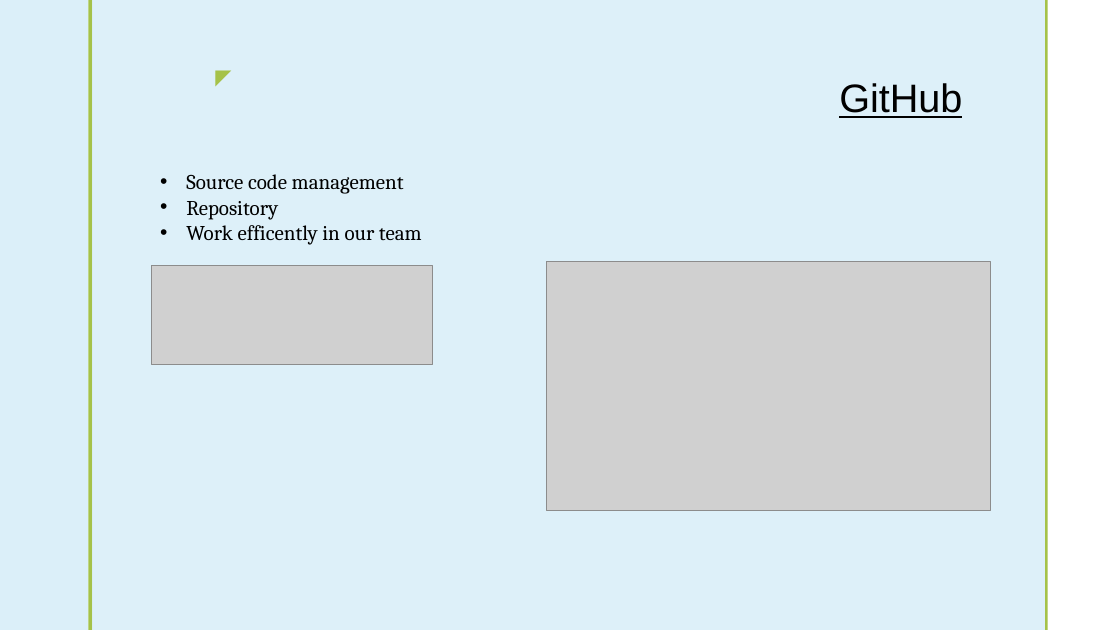
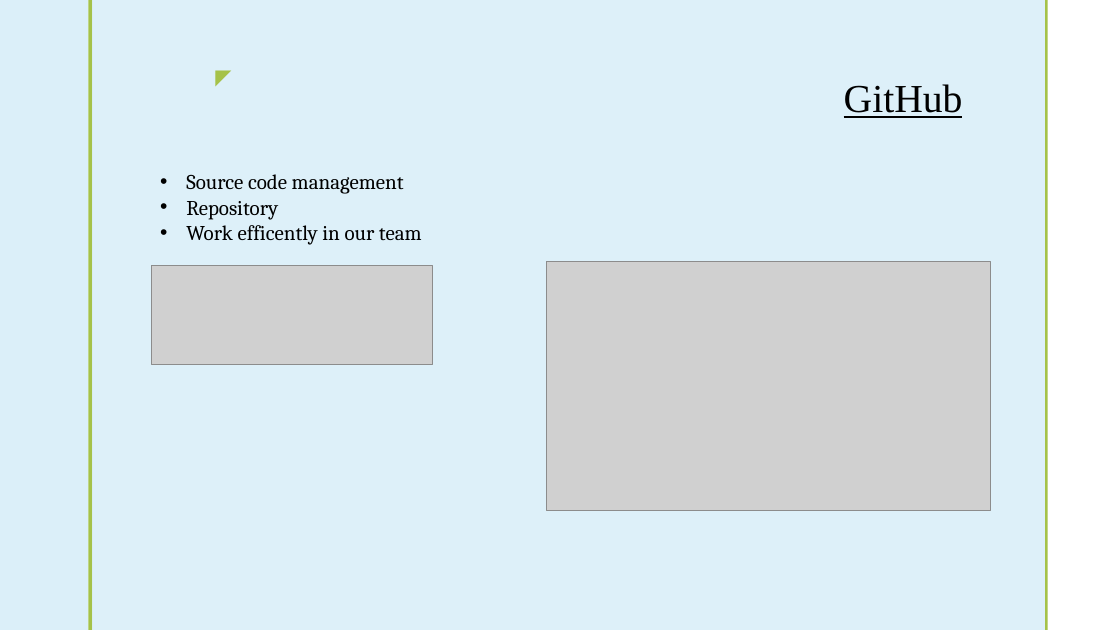
Before and after one commit to turoprophet/DAWA_DWH, a slide deck: slide 8 of DAWA.pptx. Drawn at 1120x630 pixels with LibreOffice and Linux fonts; fonts in the diff are those of the drawing; grey boxes stand for pictures; background and template pictures are left out. Boxes give left, top, right and bottom in pixels: in the first picture for what was removed or moved away, otherwise in the second. Text is boxed around its words. In the diff, an @@ line names an element or a change of style, - is before the commit and + after.

```diff
--- a/DAWA.pptx
+++ b/DAWA.pptx
@@ title "GitHub" at box(844, 84, 963, 118): font Arial to Times New Roman @@
```
Also in this commit, not shown: 6 other slides changed, 1 slide added.
